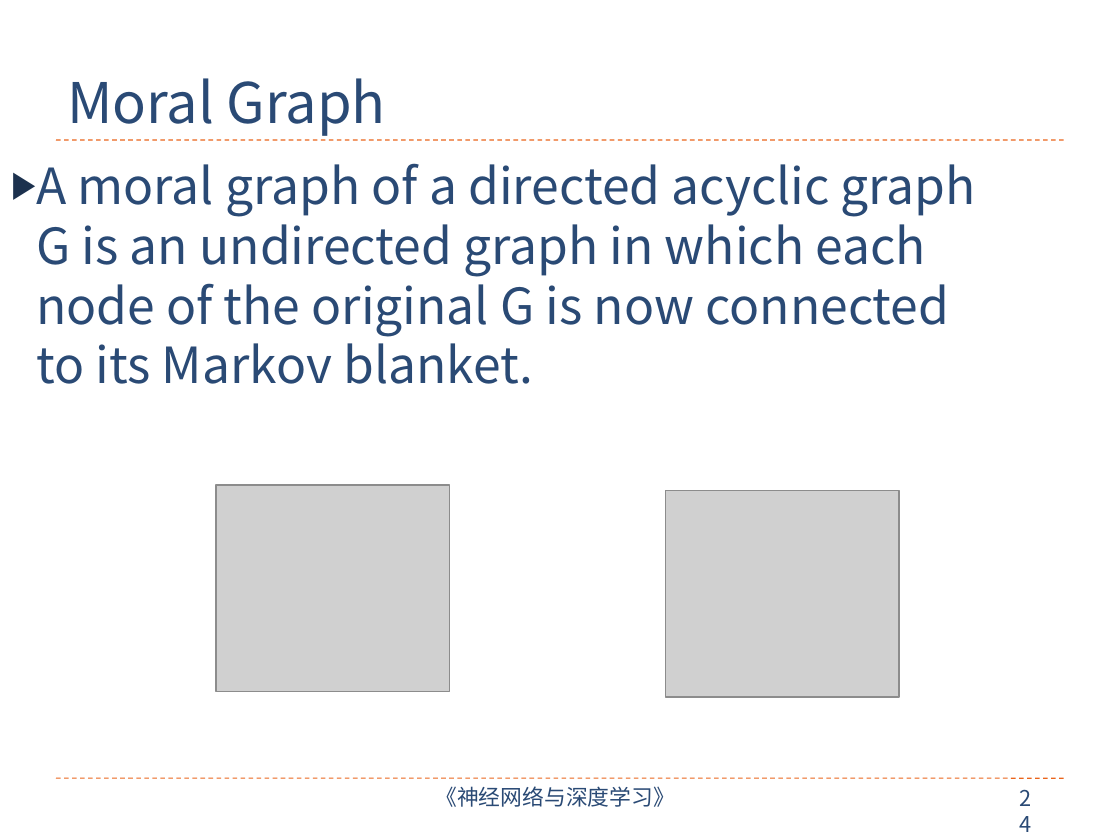
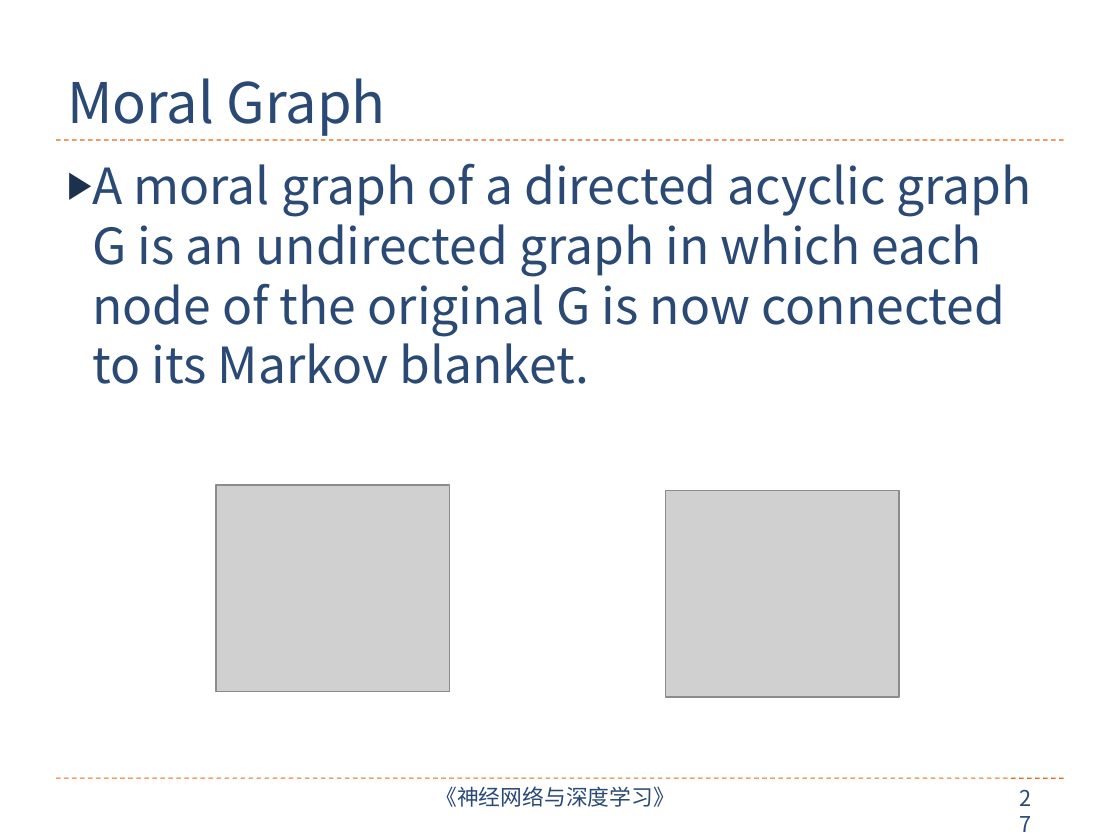
Before and after one commit to nndl/nndl.github.io, a slide deck: slide 27 of ppt/chap-概率图模型.pptx (slide 24 before the commit). Drawn at 1120x840 pixels with LibreOffice and Linux fonts; fonts in the diff are those of the drawing; grey boxes stand for pictures. Boxes give left, top, right and bottom in pixels: in the first picture for what was removed or moved away, otherwise in the second. Text is boxed around its words. In the diff, an @@ line names an element or a change of style, - is before the commit and + after.

```diff
--- a/ppt/chap-概率图模型.pptx
+++ b/ppt/chap-概率图模型.pptx
@@ text "A moral graph of a ...": place and size @@
-text "A moral graph of a ..." at [36,163,976,384]
+text "A moral graph of a ..." at [92,163,1032,384]
@@ page number at [1008,780,1054,818]: text changed @@
-24
+27
```
Also in this commit, not shown: 5 other slides changed, 2 slides added, 1 slide removed.
